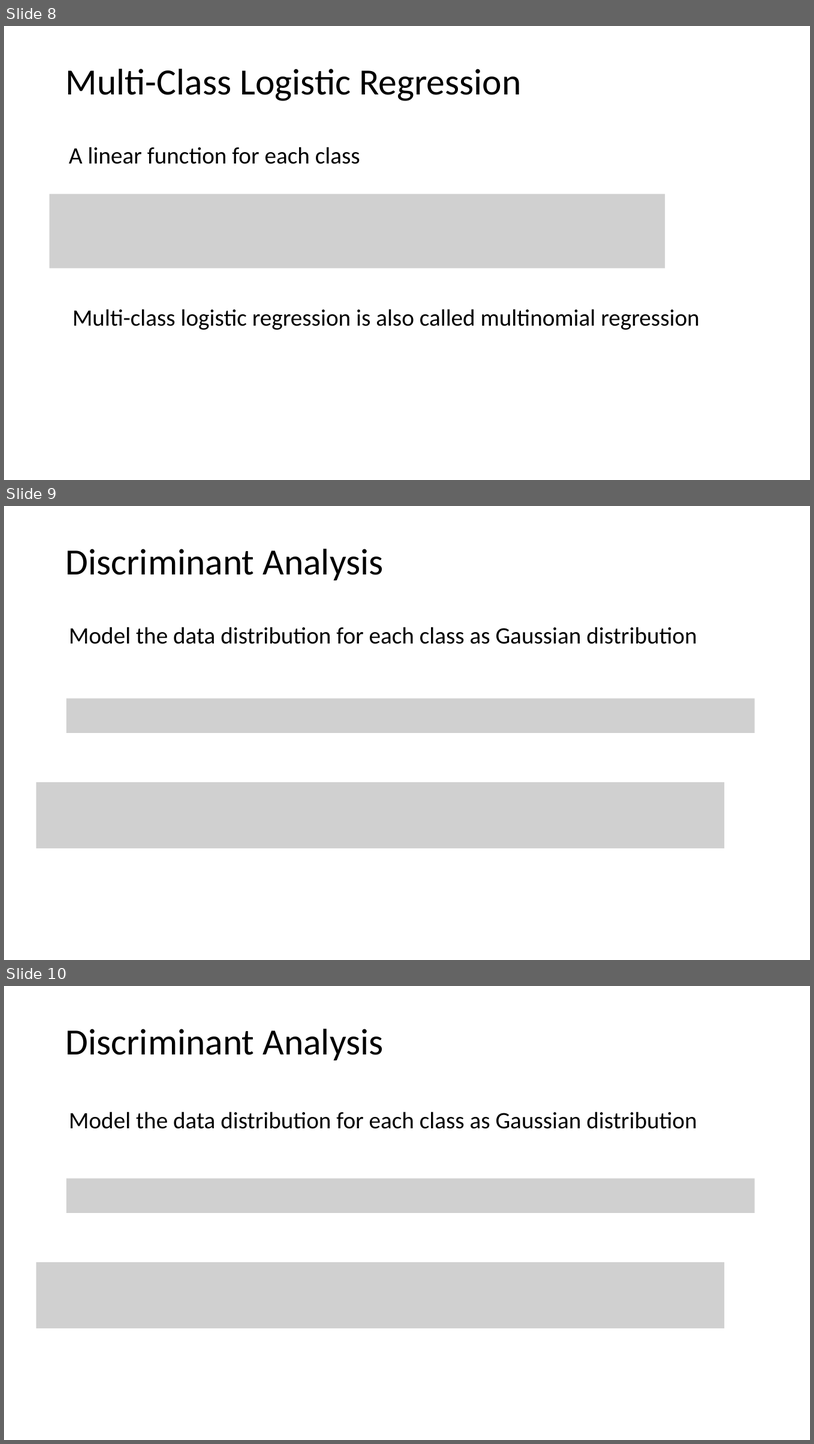
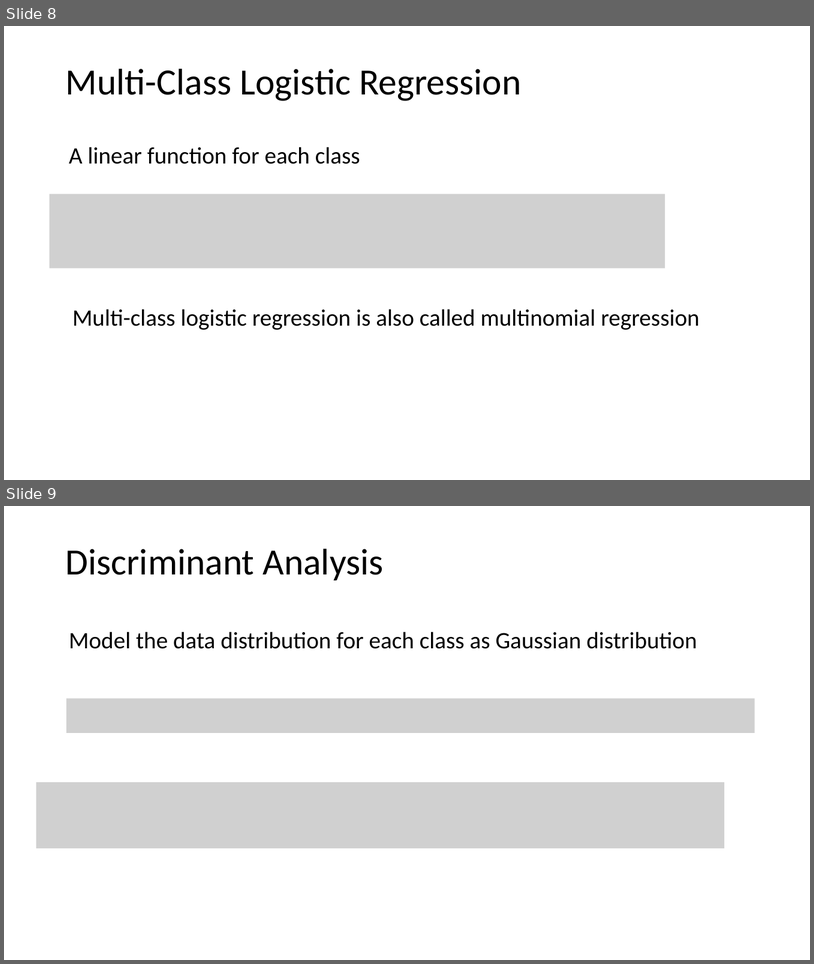
Before and after one commit to tianzheng4/tianzheng4.github.io, a slide deck: _umkc-teaching/slides/Lecture 5.pptx. Shown one above the other, each under a label of ours: slides 8, 9 and 10 before the commit, slides 8 and 9 after it. The pictures are 814x1444 and 814x964 pixels, drawn with LibreOffice and Linux fonts; fonts in the diff are those of the drawing; grey boxes stand for pictures. Boxes give left, top, right and bottom in pixels: in the first picture for what was removed or moved away, otherwise in the second. Text is boxed around its words. In the diff, an @@ line names an element or a change of style, - is before the commit and + after.

```diff
--- a/_umkc-teaching/slides/Lecture 5.pptx
+++ b/_umkc-teaching/slides/Lecture 5.pptx
@@ slide 9 removed at (x1=4, y1=506, x2=810, y2=960), background #FFFFFF @@
@@ title removed at (x1=65, y1=549, x2=383, y2=580) @@
-Discriminant Analysis
@@ text removed at (x1=69, y1=627, x2=697, y2=644) @@
-Model the data distribution for each class as Gaussian distribution
@@ picture removed at (x1=66, y1=699, x2=755, y2=733) @@
@@ picture removed at (x1=36, y1=782, x2=725, y2=848) @@
@@ what was slide 10 is now slide 9 @@
```
Also in this commit, not shown: 1 slide changed, 2 slides added.
